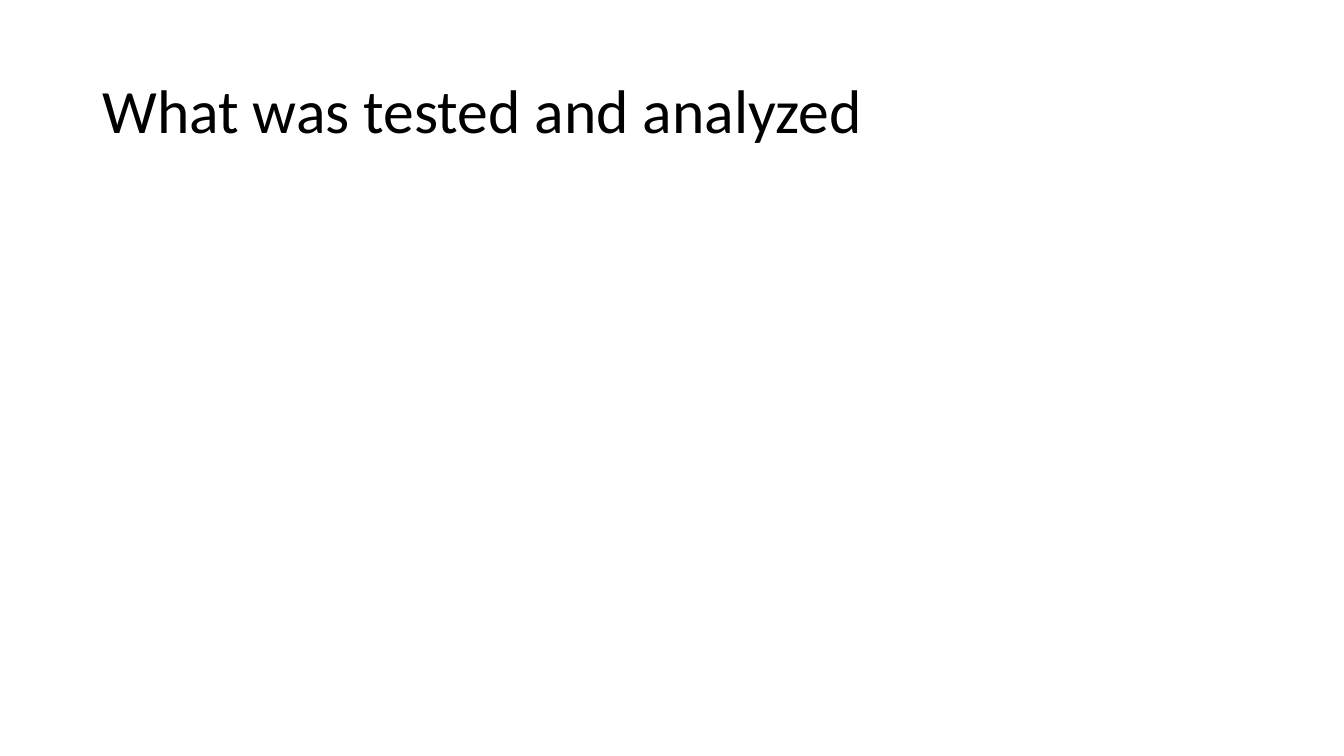
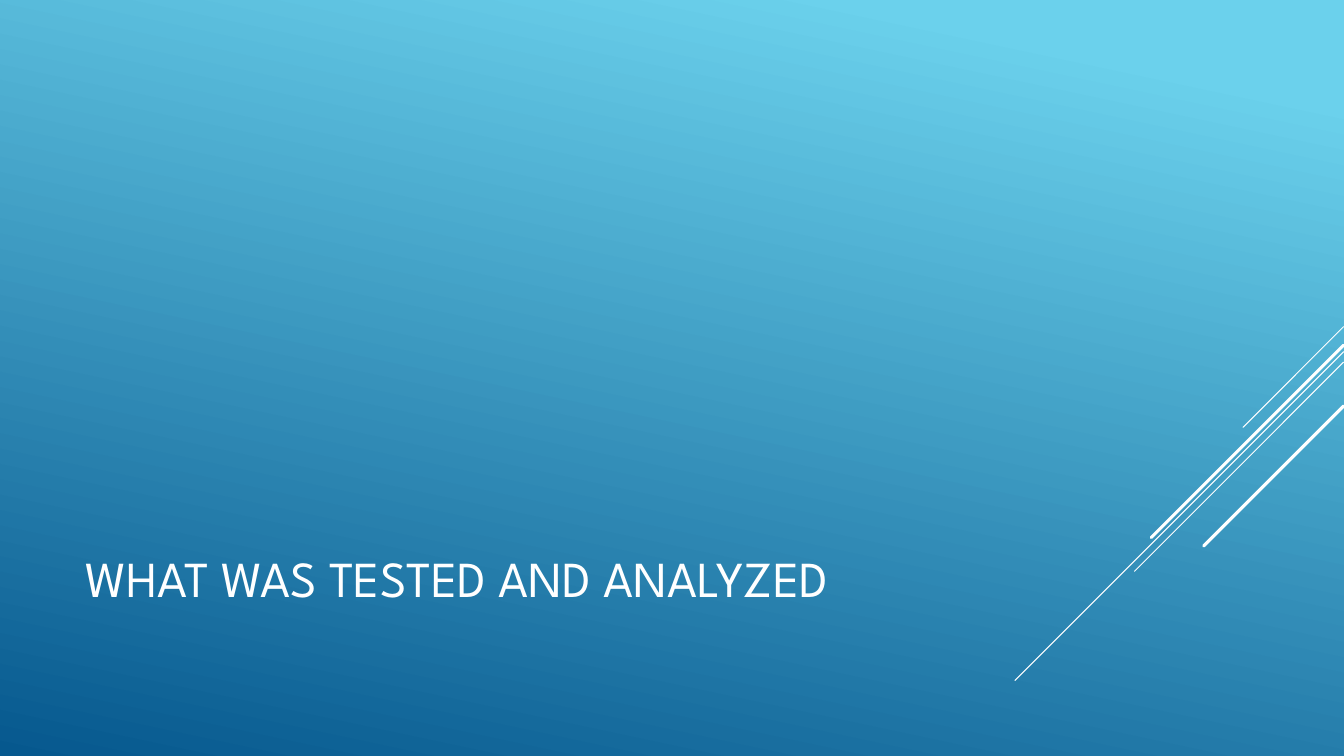
Before and after one commit to mgwerder/messageVortex, a slide deck: slide 7 of Varia/defence/defence_mark1.pptx (slide 6 before the commit). Drawn at 1344x756 pixels with LibreOffice and Linux fonts; fonts in the diff are those of the drawing. Boxes give left, top, right and bottom in pixels: in the first picture for what was removed or moved away, otherwise in the second. Text is boxed around its words. In the diff, an @@ line names an element or a change of style, - is before the commit and + after.

```diff
--- a/Varia/defence/defence_mark1.pptx
+++ b/Varia/defence/defence_mark1.pptx
@@ background #FFFFFF to gradient #6ED2EB to #06588E @@
@@ group added at (1015, 327, 1344, 681): 5 lines @@
@@ title at (86, 563, 828, 598): text changed; size 44 to 36 pt; font Calibri to League Spartan; text colour #000000 to #FFFFFF @@
-What was tested and analyzed
+WHAT WAS TESTED AND ANALYZED
```
Also in this commit, not shown: 3 other slides changed, 5 slides added, 4 slides removed, 10 other files.
